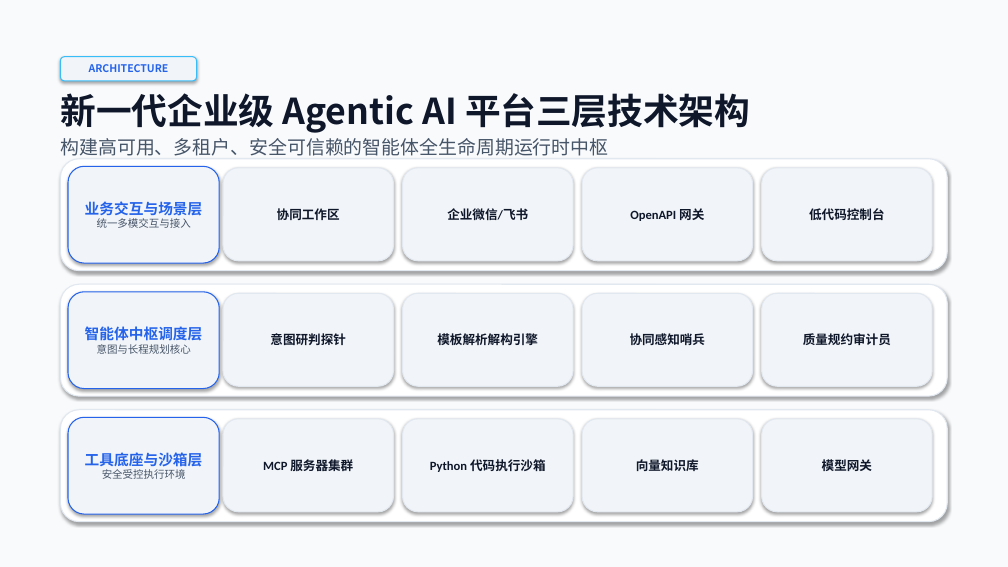
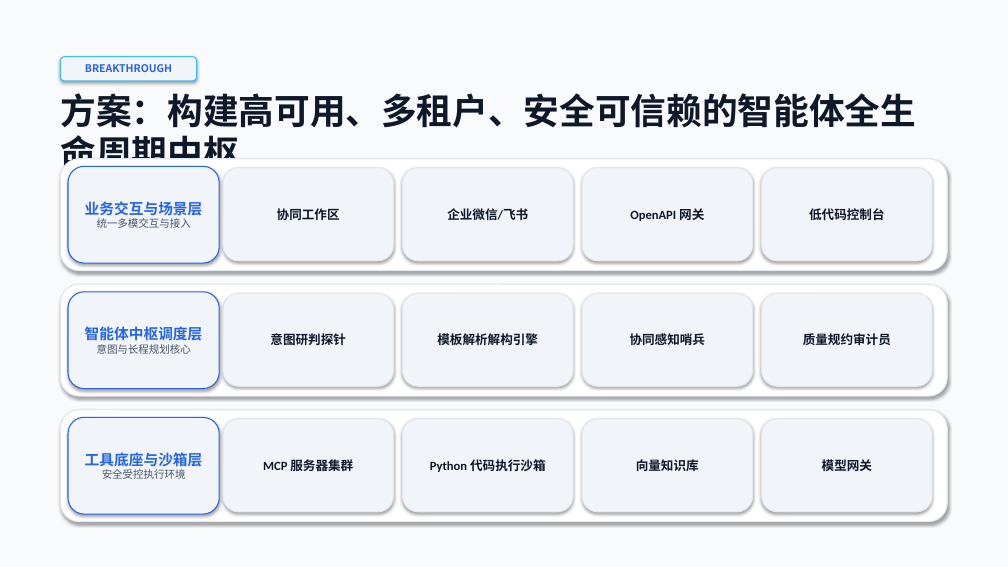
Before and after one commit to kts-kris/undoPPT, a slide deck: slide 3 of output/presentation.pptx. Drawn at 1008x567 pixels with LibreOffice and Linux fonts; fonts in the diff are those of the drawing. Boxes give left, top, right and bottom in pixels: in the first picture for what was removed or moved away, otherwise in the second. Text is boxed around its words. In the diff, an @@ line names an element or a change of style, - is before the commit and + after.

```diff
--- a/output/presentation.pptx
+++ b/output/presentation.pptx
@@ text in rounded rectangle at <box>85,64,172,72</box>: text changed @@
-ARCHITECTURE
+BREAKTHROUGH
@@ text at <box>60,93,916,177</box>: text changed @@
-新一代企业级 Agentic AI 平台三层技术架构
+方案：构建高可用、多租户、安全可信赖的智能体全生命周期中枢
```
Also in this commit, not shown: 4 other slides changed, 15 other files.
